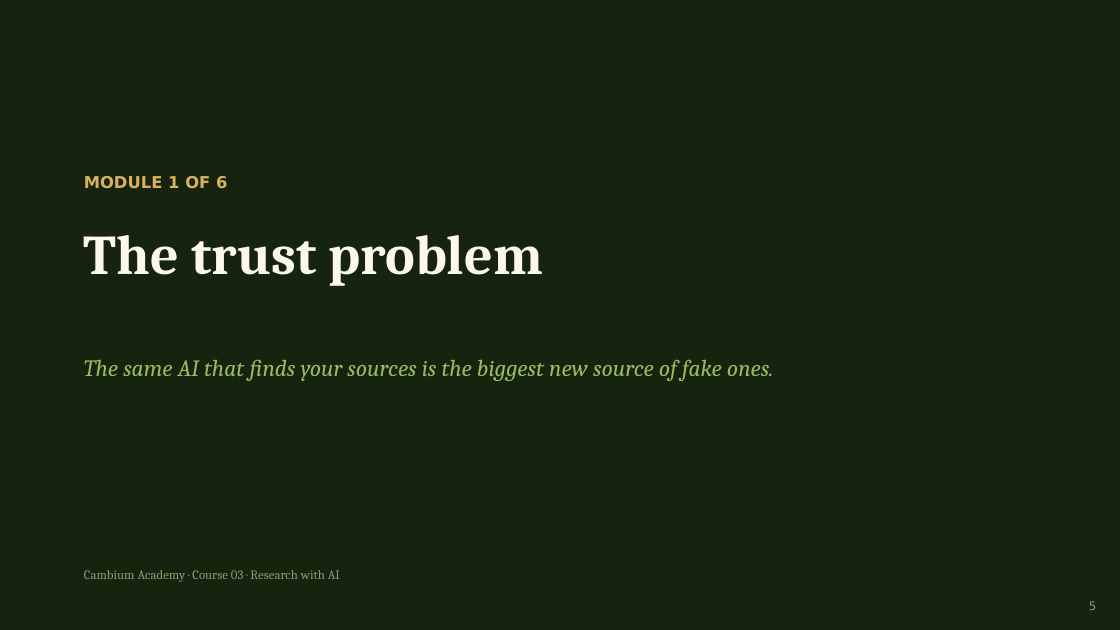
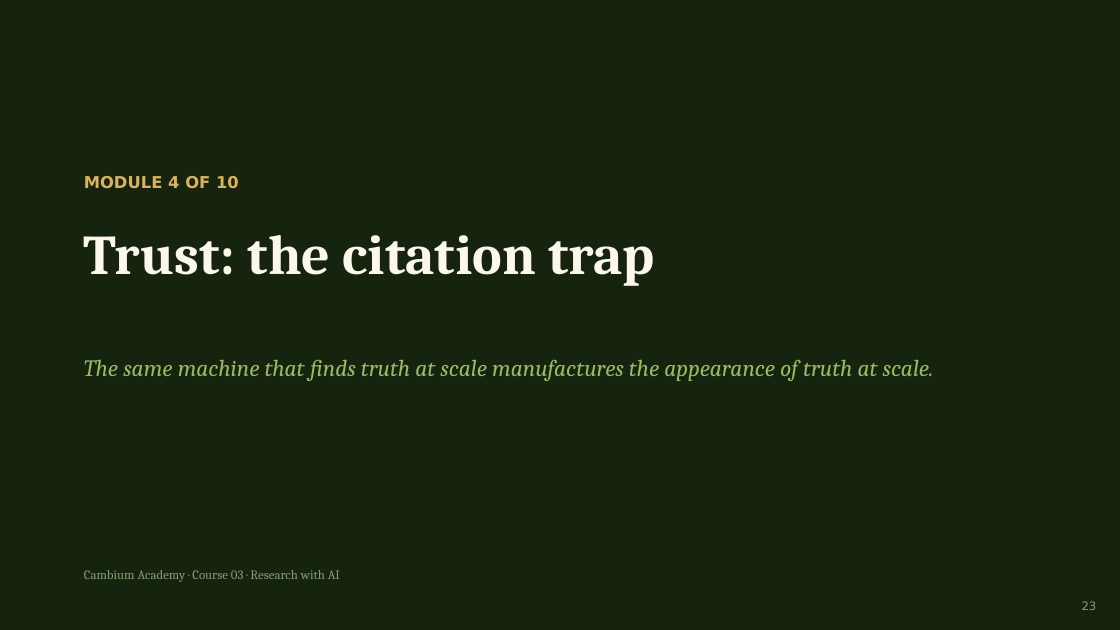
Before and after one commit to pkjaslam/cambium-academy, a slide deck: slide 23 of courses/course-03-research-with-ai/slides/Cambium-Academy-Course03-Research-with-AI.pptx (slide 5 before the commit). Drawn at 1120x630 pixels with LibreOffice and Linux fonts; fonts in the diff are those of the drawing. Boxes give left, top, right and bottom in pixels: in the first picture for what was removed or moved away, otherwise in the second. Text is boxed around its words. In the diff, an @@ line names an element or a change of style, - is before the commit and + after.

```diff
--- a/courses/course-03-research-with-ai/slides/Cambium-Academy-Course03-Research-with-AI.pptx
+++ b/courses/course-03-research-with-ai/slides/Cambium-Academy-Course03-Research-with-AI.pptx
@@ text at box(84, 176, 239, 189): text changed @@
-MODULE 1 OF 6
+MODULE 4 OF 10
@@ text at box(84, 235, 654, 286): text changed @@
-The trust problem
+Trust: the citation trap
@@ text at box(84, 360, 934, 381): text changed @@
-The same AI that finds your sources is the biggest new source of fake ones.
+The same machine that finds truth at scale manufactures the appearance of truth at scale.
@@ text at box(1082, 601, 1097, 610): text changed @@
-5
+23
```
Also in this commit, not shown: 17 other slides changed, 42 slides added, 22 slides removed, 18 other files.
